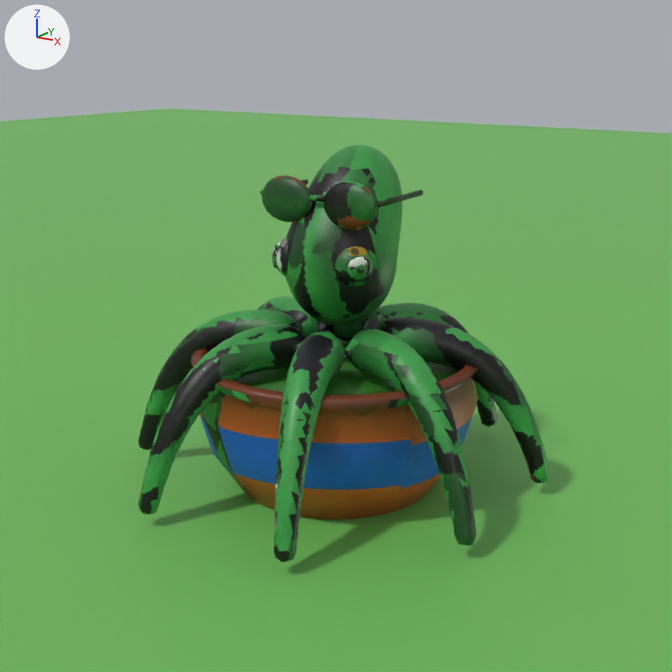
What one commit did to the Blender file brainrot-models/realistic/MolokhiaKraken.blend.
The view is the same before and after, from the file's camera 'Camera'. The lights are fixed; the arrows at upper left show +X, +Y and +Z. The older version comes first.

Script lines for the objects in view, before the commit:
```python
me_lathe = bpy.data.meshes.new('Lathe')
me_lathe.from_pydata(...)  # 8867 vertices, 11423 faces; spans x -2.82..2.82, y -2.82..2.82, z 0.0..4.72
me_lathe.polygons.foreach_set('use_smooth', [True] * 11423)
me_lathe.materials.append(mat_molokhiakraken_baked)
me_plane = bpy.data.meshes.new('Plane')
me_plane.from_pydata([(-60.0, -60.0, 0.0), (60.0, -60.0, 0.0), (-60.0, 60.0, 0.0), (60.0, 60.0, 0.0)], [], [(0, 1, 3, 2)])
me_plane.materials.append(mat_ground)  # green #6eb95a
ob_molokhiakraken = bpy.data.objects.new('MolokhiaKraken', me_lathe)
ob_molokhiakraken.location = (0.0, 0.0, 0.0)
ob_plane = bpy.data.objects.new('Plane', me_plane)
ob_plane.location = (0.0, 0.0, 0.0)
```
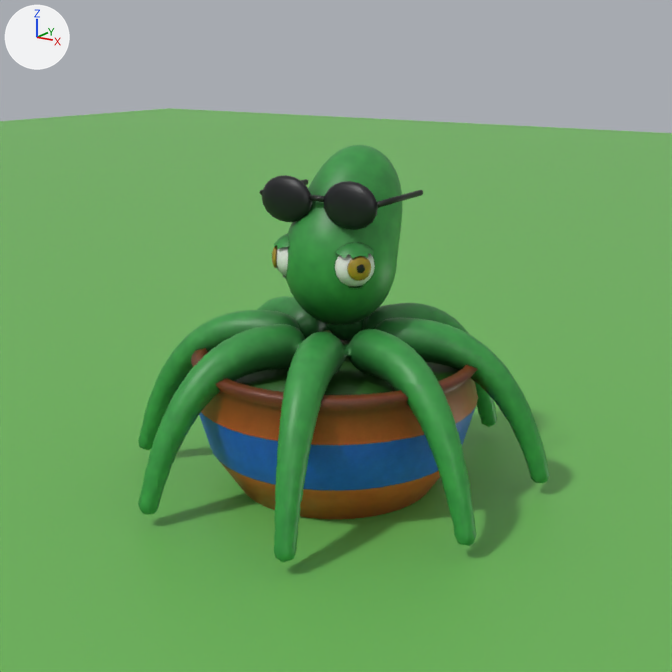
Location of each change, (x1, y1, x2, y2) in pixels of the pictures (672 x 672 px):
part 1 of me_lathe, added: after (274, 234, 290, 249)
part 2 of me_lathe, added (green): after (335, 242, 374, 258)
part 3 of me_lathe, reshaped: (141, 181, 456, 490) in both
part 4 of me_lathe, deleted: before (461, 506, 474, 517)
part 5 of me_lathe, surface changed: (138, 146, 547, 562) in both

Edits to the bpy script that builds the scene:
```text
Change me_lathe:
    used by ob_molokhiakraken; location = (0.0, 0.0, 0.0)
    remove me_lathe.from_pydata(...)  # 8867 vertices, 11423 faces; spans x -2.82..2.82, y -2.82..2.82, z 0.0..4.72
    add me_lathe.from_pydata(...)  # 8915 vertices, 11440 faces; spans x -2.82..2.82, y -2.82..2.82, z 0.0..4.72
    me_lathe part 1: a new loose piece of 59 vertices spanning x -0.78..-0.16, y -0.6..0.0, z 3.37..3.58, in mat_molokhiakraken_baked
    me_lathe part 2: a new loose piece of 59 vertices spanning x 0.16..0.78, y -0.6..0.0, z 3.37..3.58, in mat_molokhiakraken_baked
    me_lathe part 3: 2 vertices moved within x -0.69..0.69, y -0.89..0.89, z 2.11; 184 vertices removed from x -1.94..2.31, y -2.74..2.66, z 0.57..4.64; 81 vertices added at x -1.93..2.3, y -2.65..2.66, z 0.58..4.63
    me_lathe part 4: 1 vertex removed from x 2.74, y -1.12, z 0.59
    me_lathe part 5: 10679 kept faces spanning x -2.82..2.82, y -2.82..2.82, z 0.0..4.72 get new texture (UV) coordinates
    other edits to the shape of me_lathe do not show in these pictures
```
